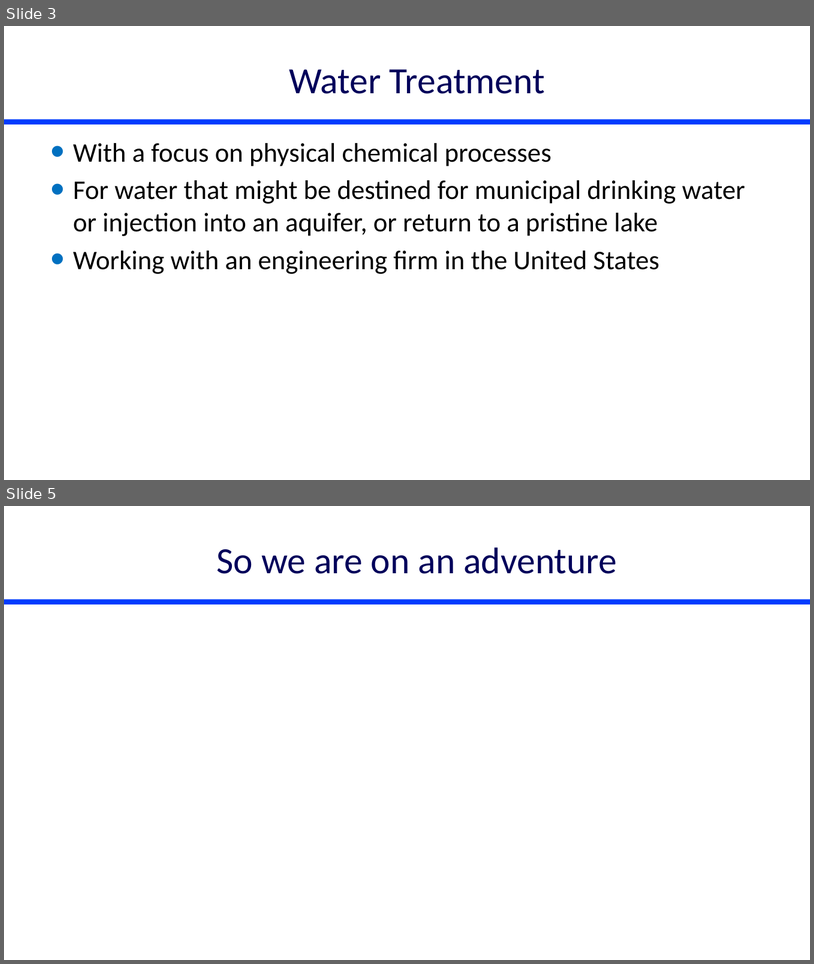
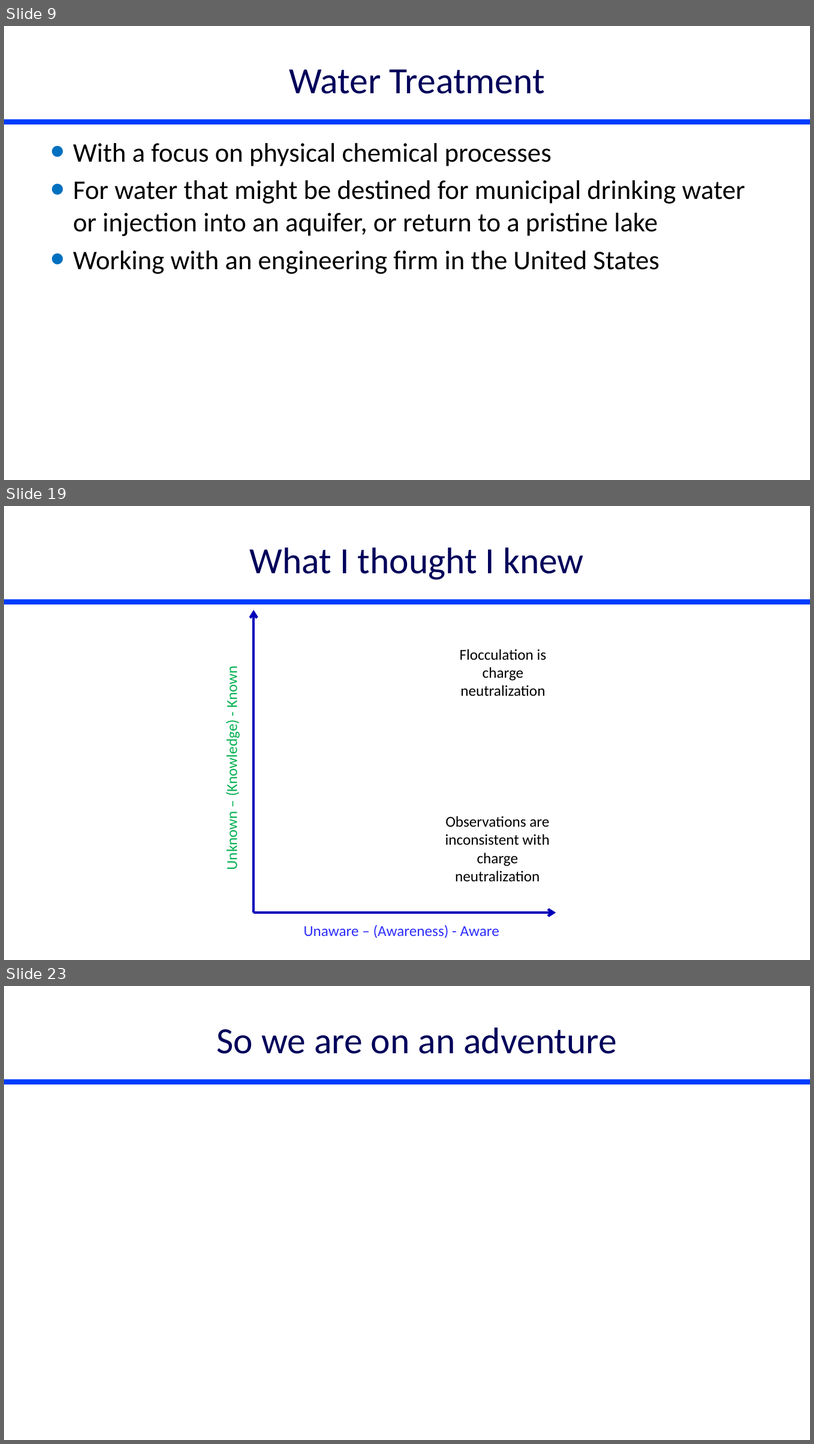
Before and after one commit to monroews/CEE4590, a slide deck: Lectures/Introduction.pptx. Shown one above the other, each under a label of ours: slides 3 and 5 before the commit, slides 9, 19 and 23 after it; the slides between them are not shown. The pictures are 814x964 and 814x1444 pixels, drawn with LibreOffice and Linux fonts; fonts in the diff are those of the drawing. Boxes give left, top, right and bottom in pixels: in the first picture for what was removed or moved away, otherwise in the second. Text is boxed around its words. In the diff, an @@ line names an element or a change of style, - is before the commit and + after.

```diff
--- a/Lectures/Introduction.pptx
+++ b/Lectures/Introduction.pptx
@@ slide 19 added at [4,506,810,960], background #FFFFFF; not listed: 1 template element that a slide beside it also shows @@
@@ title added at [250,547,584,580], 44 pt, text #00005A @@
+What I thought I knew
@@ arrow added from (254, 913) to (254, 610), #0300BA 3 pt @@
@@ text added at [460,649,547,696], 18 pt, text #000000 @@
+Flocculation is charge neutralization
@@ text added at [223,670,242,868], 18 pt, text #00B050 @@
+Unknown – (Knowledge) - Known
@@ text added at [446,816,549,882], 18 pt, text #000000 @@
+Observations are inconsistent with charge neutralization
@@ arrow added from (254, 913) to (557, 913), #0300BA 3 pt @@
@@ text added at [304,925,500,938], 18 pt, text #2D2DFF @@
+Unaware – (Awareness) - Aware
@@ what was slide 3 is now slide 9 @@
@@ what was slide 5 is now slide 23 @@
```
Also in this commit, not shown: 1 slide changed, 21 other slides added, 1 slide removed, 4 other files.
